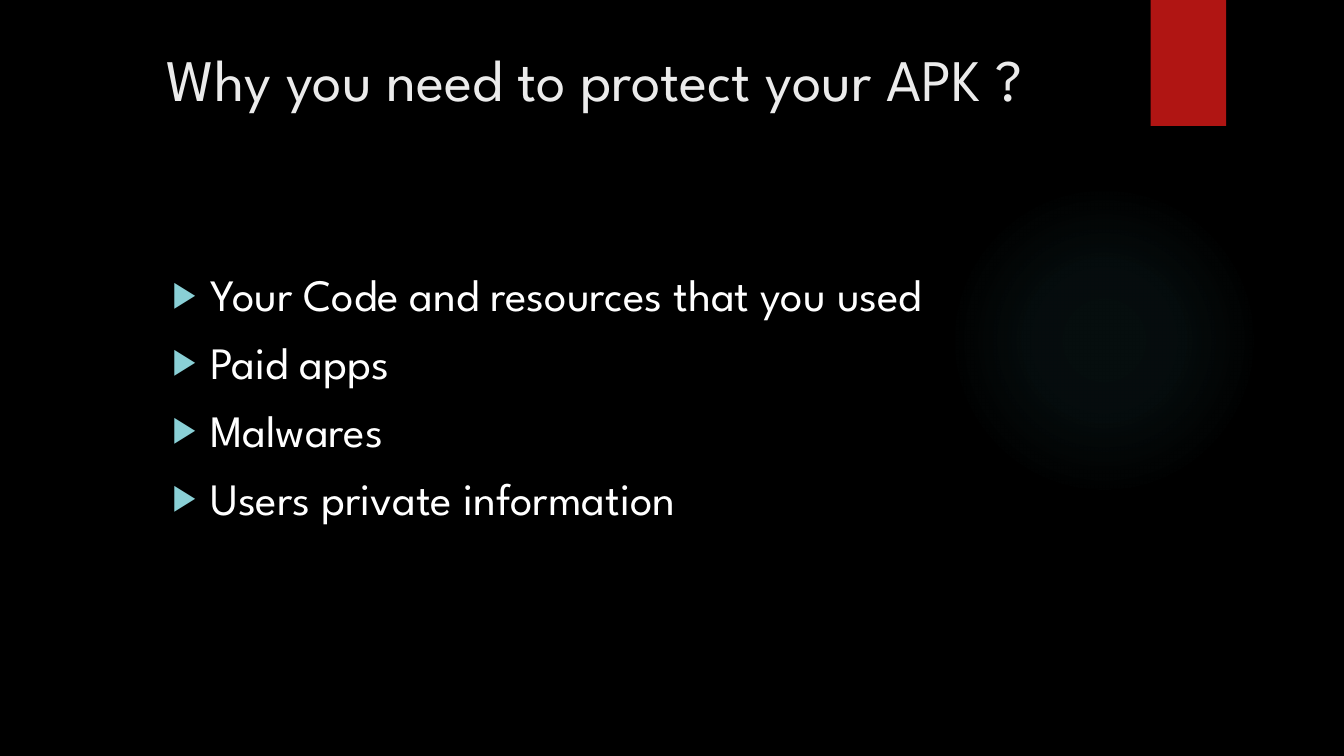
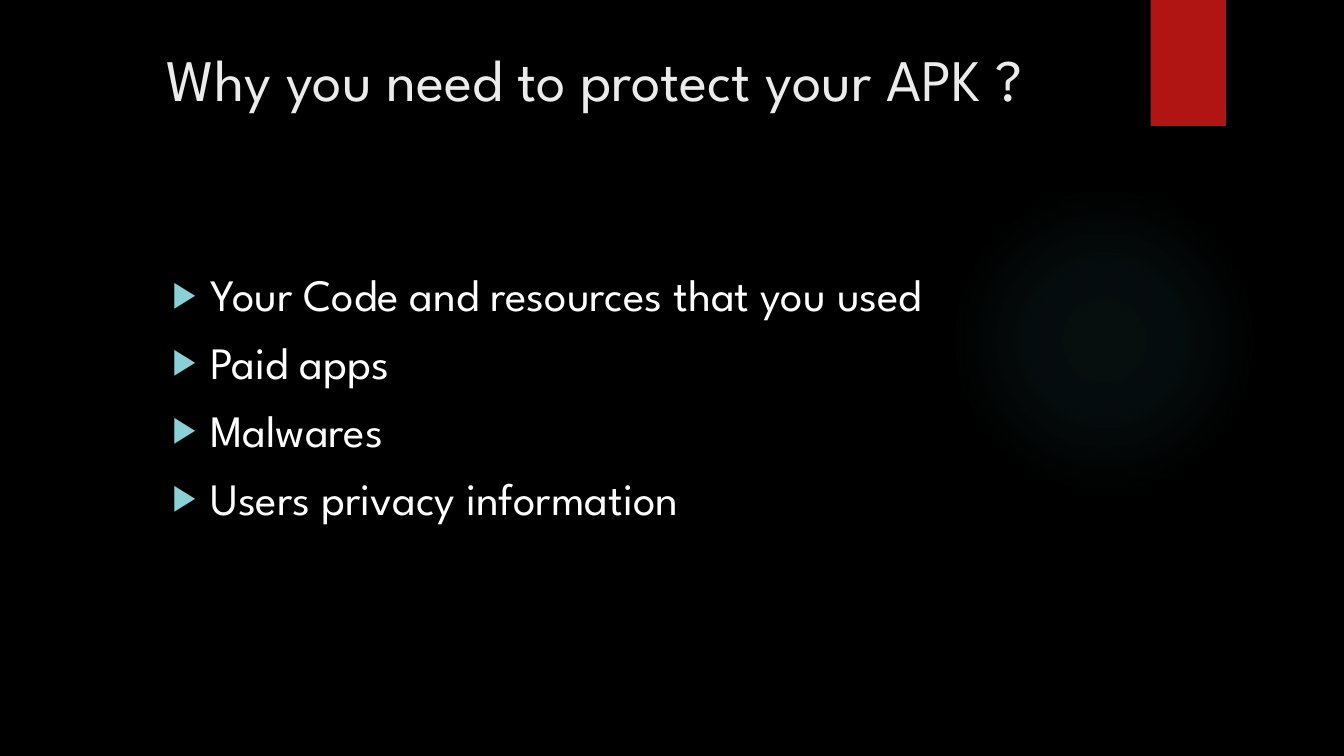
Before and after one commit to DavitPogosian/Information-Security-Basics, a slide deck: slide 3 of Presentation_IS.pptx. Drawn at 1344x756 pixels with LibreOffice and Linux fonts; fonts in the diff are those of the drawing; background and template pictures are left out. Boxes give left, top, right and bottom in pixels: in the first picture for what was removed or moved away, otherwise in the second. Text is boxed around its words. In the diff, an @@ line names an element or a change of style, - is before the commit and + after.

```diff
--- a/Presentation_IS.pptx
+++ b/Presentation_IS.pptx
@@ text at <box>210,483,678,525</box>: text changed @@
-▶ Users private information
+▶ Users privacy information
```
Also in this commit, not shown: 3 other slides changed, 5 slides added, 1 slide removed.
